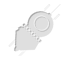
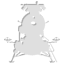
Two versions of the same layered image (64x64). Layer-by-layer changes:
added layer "LK" (1st of 2, in "USSR") in group "USSR" over (x1=4, y1=1, x2=60, y2=63)
hid "Vostok" (1st of 2, in "USSR") over (x1=8, y1=4, x2=61, y2=56)
